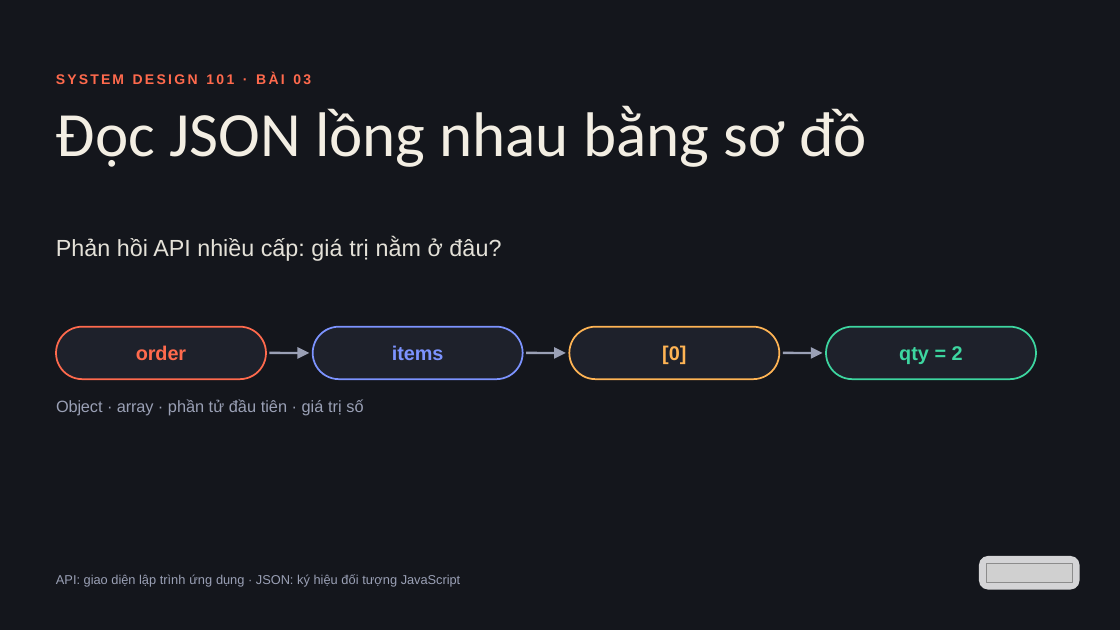
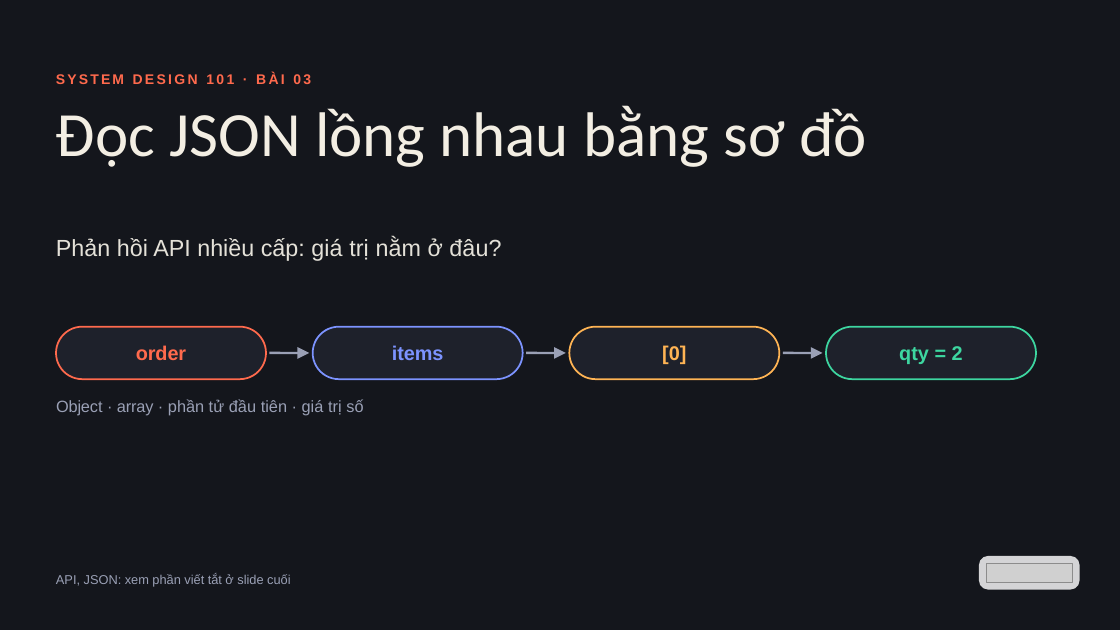
Before and after one commit to vohoailinh90/tool-marketing-studio, a slide deck: slide 1 of system-design-101/vi/lessons/sd-09-003/slides/sd-09-003.pptx. Drawn at 1120x630 pixels with LibreOffice and Linux fonts; fonts in the diff are those of the drawing; grey boxes stand for pictures. Boxes give left, top, right and bottom in pixels: in the first picture for what was removed or moved away, otherwise in the second. Text is boxed around its words. In the diff, an @@ line names an element or a change of style, - is before the commit and + after.

```diff
--- a/system-design-101/vi/lessons/sd-09-003/slides/sd-09-003.pptx
+++ b/system-design-101/vi/lessons/sd-09-003/slides/sd-09-003.pptx
@@ text at [56,574,290,587]: text changed @@
-API: giao diện lập trình ứng dụng · JSON: ký hiệu đối tượng JavaScript
+API, JSON: xem phần viết tắt ở slide cuối
```
Also in this commit, not shown: 5 other slides changed, 4 other files.
